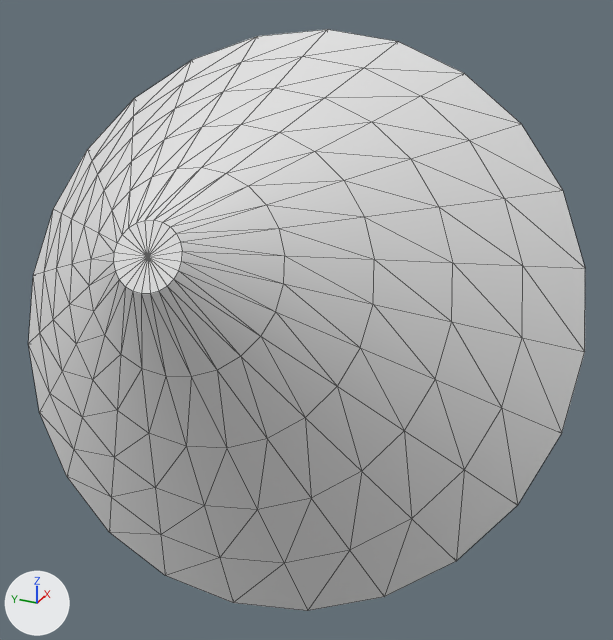
The OBJ model NorfolkVizApp/depends/models/F05.obj as it was, and as the next commit left it.
Both versions are drawn from a 50 mm lens placed at (-367.8, -79.1, -189.6), pointed at (-256.4, -29.0, -245.3). Lighting does not change. The marker at lower left points along +X, +Y and +Z. Mesh edges are drawn as thin lines. Where no turn or scale is listed for an object, it has been applied to the vertices.

Objects in the first picture: 'F05'.
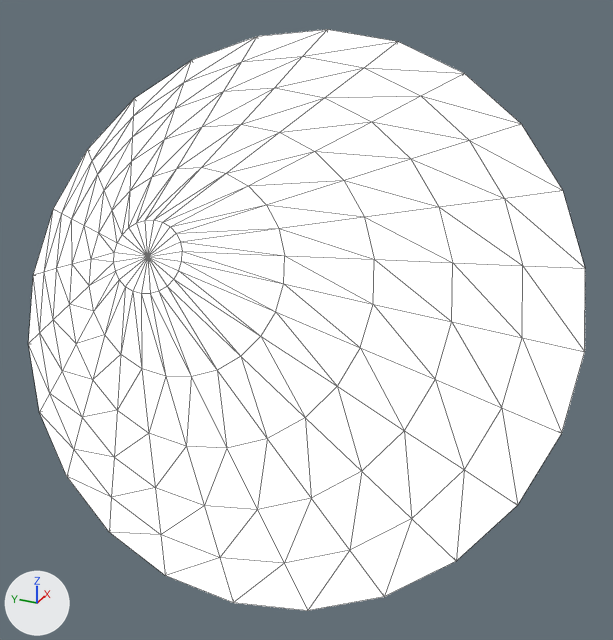
Where the change shows, as pixel boxes [x1, y1, x2, y2] in the pictures (613 x 640 px):
'F05', recoloured (grey to white): [28, 29, 585, 611] in both

Patch to the scene script:
```diff
--- a/NorfolkVizApp/depends/models/F05.obj.py
+++ b/NorfolkVizApp/depends/models/F05.obj.py
@@ img_lightgrad_jpg @@
+img_lightgrad_jpg = load_image('lightGrad.jpg', 'lightGrad.jpg', 128, 128, 'sRGB')
@@ mat_17___default @@
+mat_17___default = principled_material('17___Default')
+mat_17___default.texture = img_lightgrad_jpg
+mat_17___default.roughness = 0.9
+mat_17___default.emission_strength = 1.0
@@ me_f05 @@
 me_f05.from_pydata(...)  # 146 vertices, 288 faces; spans x -295.0..-226.2, y -70.3..26.8, z -289.5..-204.8
+me_f05.materials.append(mat_17___default)  # picture img_lightgrad_jpg
```
